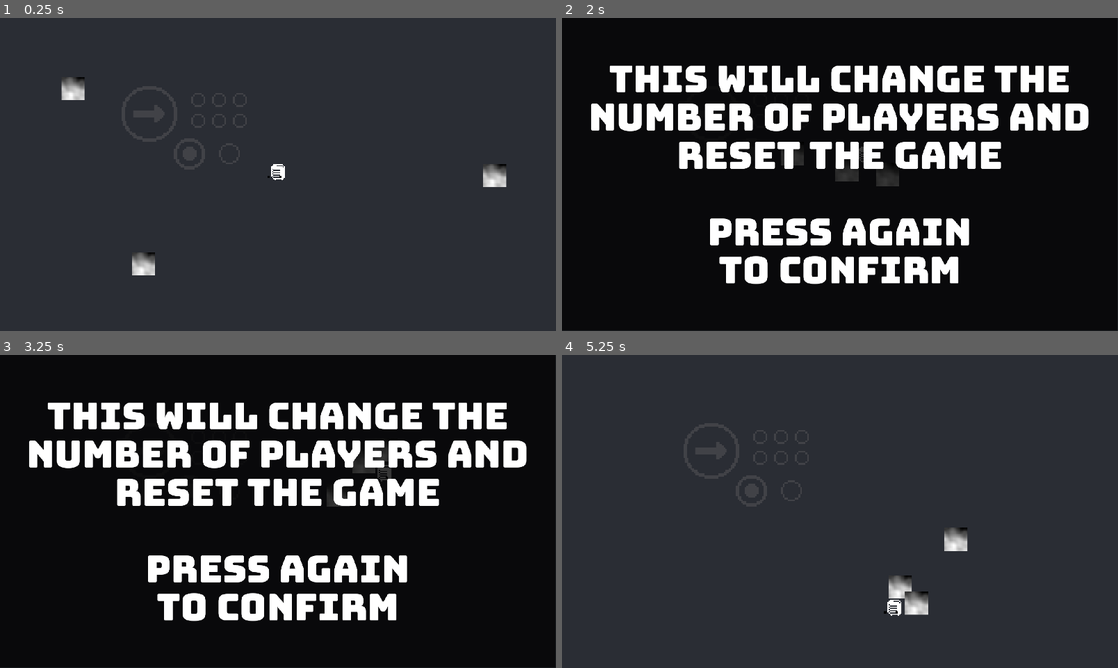
Above: before the commit, frames 1-4 (two rows, left to right).
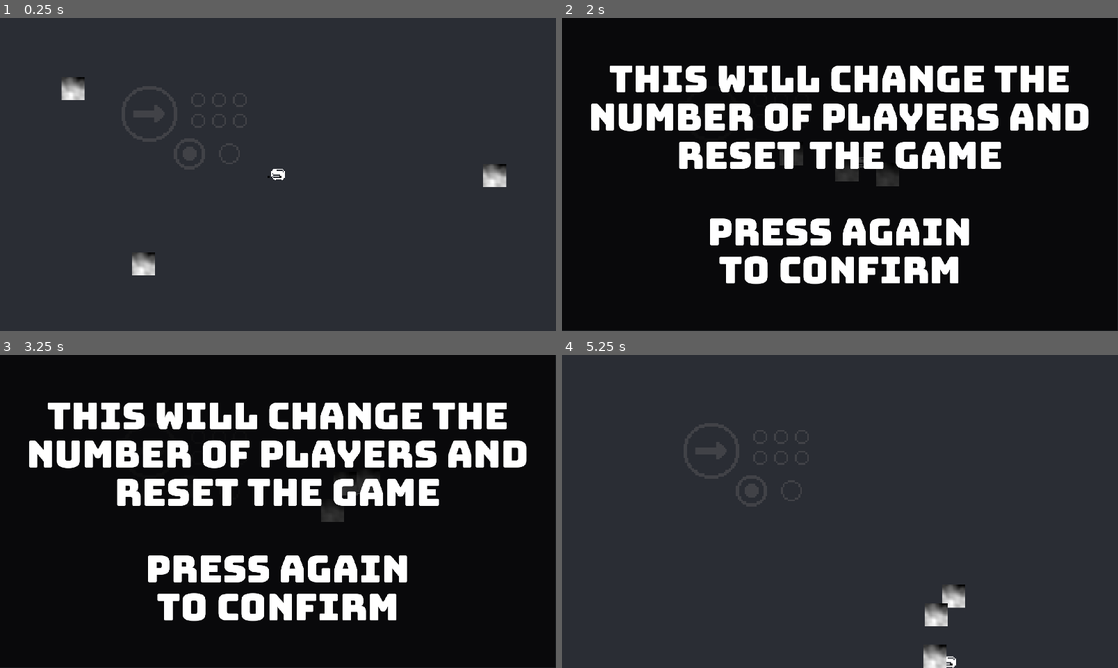
Above: after the commit, the same moments.

Repository: tm-nielsen/arcade-jam-2024
Game: Godot game, scene res://scenes/root.tscn
The game is run twice, just before and just after one commit, with the same random seed, the same clock (stepped at 60 frames per second) and the same inputs.
Inputs (mouse positions are in pixels of both pictures, inside the frame that each line leads up to):
- Up to frame 1 (0.25 s): no input
- Up to frame 2 (2 s): move the mouse to (962, 158) at 0.52 s; tap 1 (select_1_player) at 0.6 s; move the mouse to (728, 190) at 1.27 s; tap 2 (select_2_players) at 1.35 s
- Up to frame 3 (3.25 s): move the mouse to (333, 442) at 2.02 s; tap 1 (select_1_player) at 2.1 s; move the mouse to (250, 574) at 2.77 s; tap 2 (select_2_players) at 2.85 s
- Up to frame 4 (5.25 s): move the mouse to (1006, 558) at 3.52 s; tap 1 (select_1_player) at 3.6, 5.1 s; move the mouse to (673, 464) at 4.27 s; tap 2 (select_2_players) at 4.35 s; move the mouse to (867, 511) at 5.02 s

The runs differ from the first frame. In frame 1, less than 0.1% of the frame differs, in the area x 48-52%, y 46-50%; in frame 2, less than 0.1%; in frame 3, 0.6%; in frame 4, 1.8%, in the area x 57-73%, y 55-100%.

Commit message:
Implemented player coin count

Diff:
--- a/scenes/prefabs/player.tscn
+++ b/scenes/prefabs/player.tscn
@@ -1,24 +1,31 @@
-[gd_scene load_steps=6 format=3 uid="uid://dp7ps7ubbnqp8"]
+[gd_scene load_steps=7 format=3 uid="uid://dp7ps7ubbnqp8"]
 
 [ext_resource type="Script" path="res://scripts/character_controller.gd" id="1_1n8l4"]
 [ext_resource type="Script" path="res://scripts/coin_thrower.gd" id="2_h16os"]
 [ext_resource type="SpriteFrames" uid="uid://cikjc5sft7k1p" path="res://resources/player_sprite_frames.tres" id="2_x70j7"]
 [ext_resource type="PackedScene" uid="uid://cy841wa2co1r1" path="res://scenes/prefabs/coin.tscn" id="3_kj3n7"]
 
-[sub_resource type="CircleShape2D" id="CircleShape2D_bom63"]
+[sub_resource type="CapsuleShape2D" id="CapsuleShape2D_pak8e"]
+radius = 2.0
+height = 12.0
+
+[sub_resource type="CircleShape2D" id="CircleShape2D_h2khi"]
 radius = 12.0
 
-[node name="Player" type="CharacterBody2D" node_paths=PackedStringArray("animator", "dash_timer", "coin_thrower") groups=["players"]]
+[node name="Player" type="CharacterBody2D" node_paths=PackedStringArray("animator", "coin_collection_area", "dash_timer", "coin_thrower") groups=["players"]]
 texture_filter = 1
 collision_layer = 2
 collision_mask = 13
 script = ExtResource("1_1n8l4")
 animator = NodePath("Sprite2D")
+coin_collection_area = NodePath("CoinCollectionArea")
 dash_timer = NodePath("DashTimer")
 coin_thrower = NodePath("CoinThrower")
 
 [node name="CollisionShape2D" type="CollisionShape2D" parent="."]
-shape = SubResource("CircleShape2D_bom63")
+position = Vector2(0, 3)
+rotation = 1.5708
+shape = SubResource("CapsuleShape2D_pak8e")
 
 [node name="Sprite2D" type="AnimatedSprite2D" parent="."]
 position = Vector2(0, 1)
@@ -33,3 +40,11 @@
 [node name="CoinThrower" type="Node2D" parent="."]
 script = ExtResource("2_h16os")
 coin_prefab = ExtResource("3_kj3n7")
+
+[node name="CoinCollectionArea" type="Area2D" parent="."]
+collision_layer = 2
+collision_mask = 4
+monitorable = false
+
+[node name="CollisionShape2D" type="CollisionShape2D" parent="CoinCollectionArea"]
+shape = SubResource("CircleShape2D_h2khi")
--- a/scripts/character_controller.gd
+++ b/scripts/character_controller.gd
@@ -7,6 +7,7 @@
 @export var acceleration: float = 40
 @export var movement_speed: float = 200
 @export var animator: AnimatedSprite2D
+@export var coin_collection_area: Area2D
 
 @export_subgroup("dash", "dash")
 @export var dash_initial_acceleration: float = 200
@@ -19,6 +20,7 @@
 @export var aiming_movement_speed: float = 60
 
 var state: PlayerState
+var coins_held: int = 1
 
 
 func _ready():
@@ -28,10 +30,13 @@
     animator.self_modulate = two_player_colour
 
   dash_timer.timeout.connect(_on_dash_timer_timeout)
+  animator.animation_finished.connect(_on_animation_finished)
+
   coin_thrower.aiming_started.connect(_on_aiming_started)
   coin_thrower.coin_thrown.connect(_on_coin_thrown)
   coin_thrower.throw_cancelled.connect(_on_coin_throw_cancelled)
-  animator.animation_finished.connect(_on_animation_finished)
+
+  coin_collection_area.body_entered.connect(_on_body_entered_coin_collection_area)
 
 
 func _physics_process(_delta):
@@ -83,6 +88,7 @@
   coin_thrower.disable()
   state = PlayerState.THROWING
   play_numbered_animation("throw")
+  coins_held -= 1
 
 func _on_coin_throw_cancelled():
   if state == PlayerState.AIMING:
@@ -93,16 +99,26 @@
   if state == PlayerState.DASHING:
     state = PlayerState.NEUTRAL
     animator.speed_scale = 1
-    coin_thrower.enable()
+    if coins_held > 0:
+      coin_thrower.enable()
 
 func _on_animation_finished():
   if state == PlayerState.THROWING:
     state = PlayerState.NEUTRAL
-    coin_thrower.enable()
+    if coins_held > 0:
+      coin_thrower.enable()
+
+
+func _on_body_entered_coin_collection_area(body: PhysicsBody2D):
+  if body is CoinController:
+    body.queue_free()
+    coins_held += 1
+    if state == PlayerState.NEUTRAL:
+      coin_thrower.enable()
 
 
 func play_numbered_animation(animation_name: String):
-  animator.play(animation_name + "_%d" % 2)
+  animator.play(animation_name + "_%d" % clampi(coins_held, 0, 3))
 
 
 func get_numbered_input_direction() -> Vector2:
